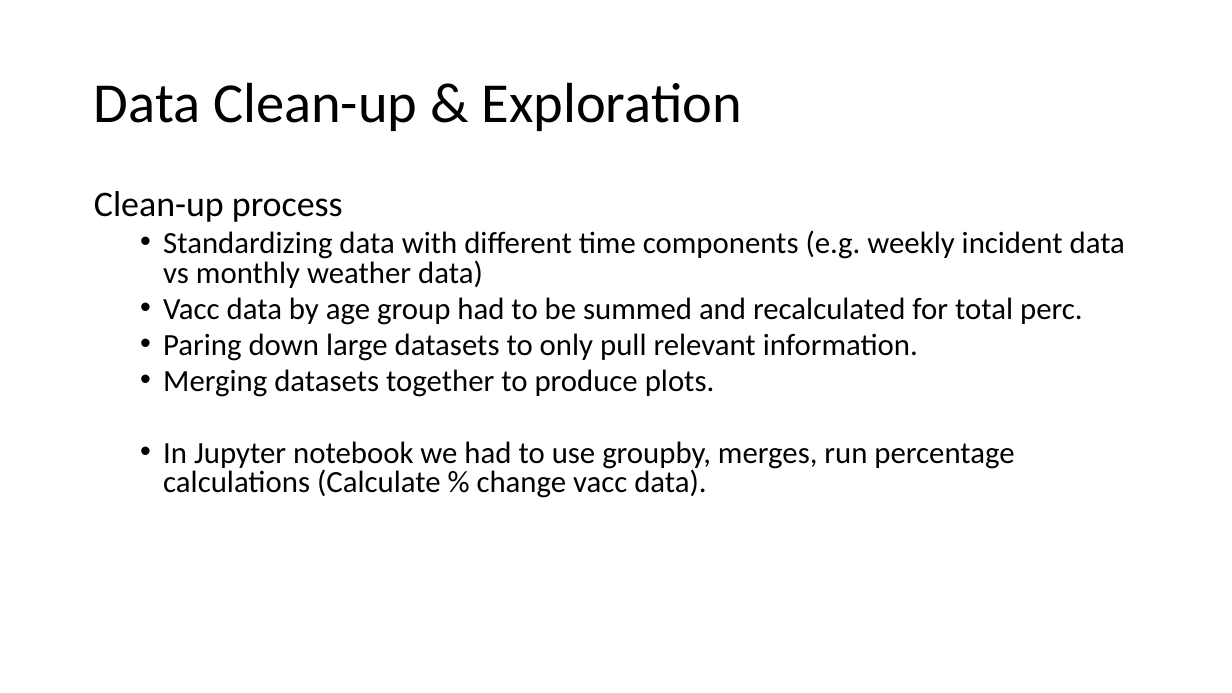
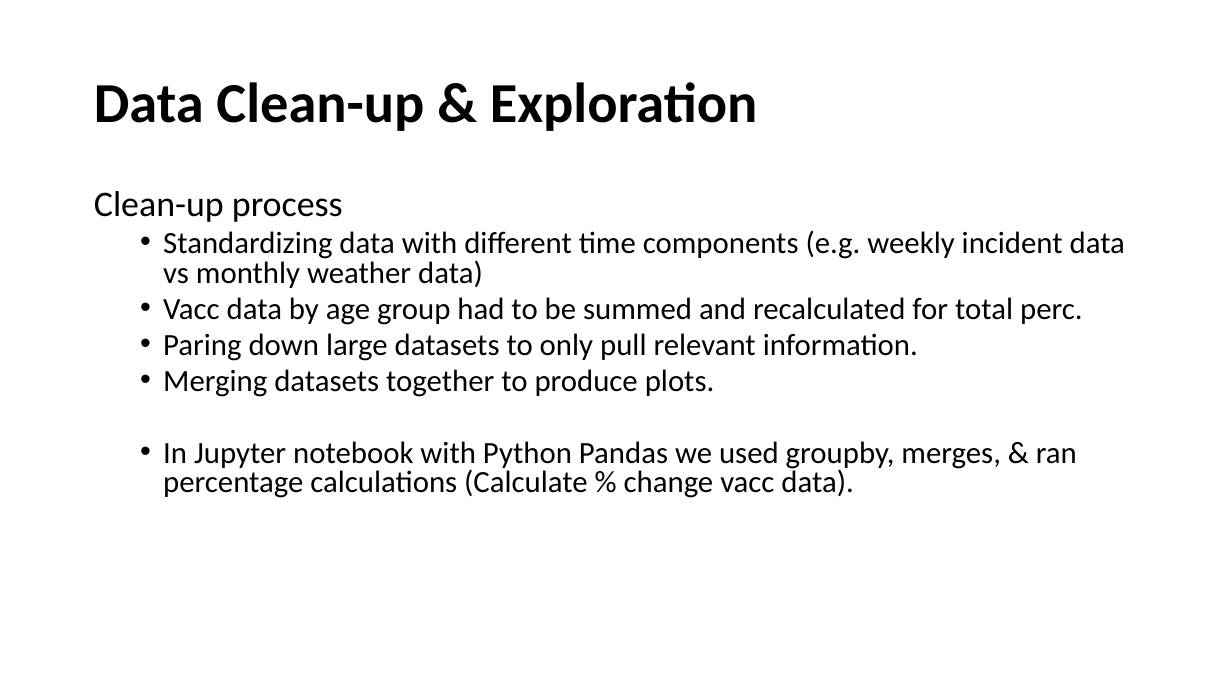
Before and after one commit to giolee88/FluTracker, a slide deck: slide 4 of Slide-Shows/Flu Tracker.pptx. Drawn at 1232x693 pixels with LibreOffice and Linux fonts; fonts in the diff are those of the drawing. Boxes give left, top, right and bottom in pixels: in the first picture for what was removed or moved away, otherwise in the second. Text is boxed around its words. In the diff, an @@ line names an element or a change of style, - is before the commit and + after.

```diff
--- a/Slide-Shows/Flu Tracker.pptx
+++ b/Slide-Shows/Flu Tracker.pptx
@@ title "Data Clean-up & Exploration" at box(94, 82, 758, 131): bold on @@
@@ text at box(163, 441, 1077, 498): text changed @@
-  • In Jupyter notebook we had to use groupby, merges, run percentage calculations (Calculate % change vacc data).
+  • In Jupyter notebook with Python Pandas we used groupby, merges, & ran percentage calculations (Calculate % change vacc data).
```
Also in this commit, not shown: 10 other slides changed.
